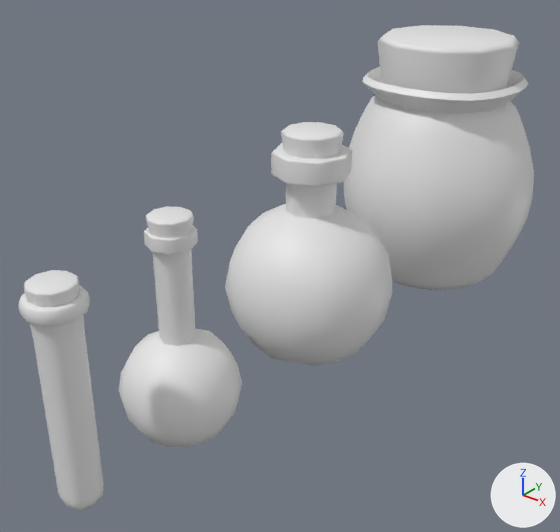
A saved change to the FBX model Assets/Art/Models/Potions.fbx.
Rendered twice from a 50 mm camera at (0.903, -1.472, 0.803) aimed at (-0.058, -0.271, 0.058). Lighting does not change. The marker at lower right points along +X, +Y and +Z. The picture after the commit comes second. Where no turn or scale is listed for an object, it has been applied to the vertices.
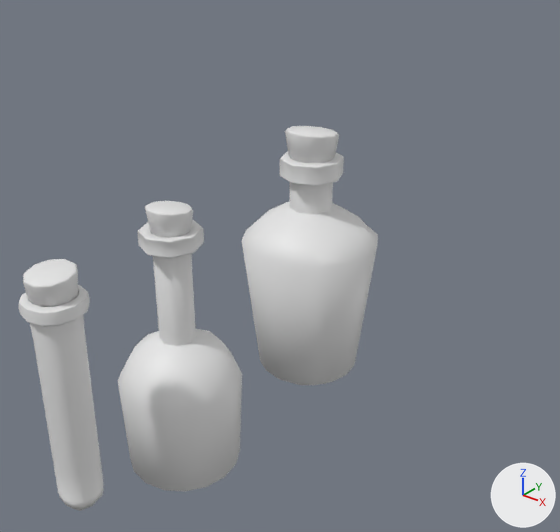
Where the newer file only moved an object's origin or applied its transform, the numbers keep the older frame.

Changed parts and their boxes [x1, y1, x2, y2] in the pictures (560 x 532 px; the box of a moved part takes in the faces that stretch with it):
'pCube3', deleted: before [344, 67, 534, 290]
'polySurface4', deleted: before [225, 143, 392, 366]
'lp_larger_potion', added: after [242, 151, 378, 385]
'polySurface3', reshaped (23% taller): before [119, 226, 242, 447]; after [118, 219, 242, 492]
'pCylinder8', deleted: before [377, 25, 519, 94]
'lp_Cork_1', added: after [23, 259, 78, 307]
'pCylinder7', deleted: before [281, 122, 344, 158]
'lp_cork_3', added: after [285, 126, 339, 163]
'pCylinder2', deleted: before [24, 270, 79, 307]
'lp_cork_2', added: after [145, 201, 193, 237]
'pCylinder6', deleted: before [146, 206, 194, 238]
part 1 of me_mesh_001, moved or reshaped: before [119, 365, 242, 447]; after [118, 365, 242, 492]
part 2 of me_mesh_001, moved or reshaped: before [144, 226, 198, 254]; after [137, 219, 204, 258]

Diff of the bpy script that builds the scene:
```diff
--- a/Assets/Art/Models/Potions.fbx.py
+++ b/Assets/Art/Models/Potions.fbx.py
@@ mat_material_003 @@
+mat_material_003 = principled_material('Material.003')
+mat_material_003.base_color = (0.8, 0.8, 0.8)  # white #e7e7e7
@@ mat_material_005 @@
+mat_material_005 = principled_material('Material.005')
+mat_material_005.base_color = (0.8, 0.8, 0.8)  # white #e7e7e7
@@ me_mesh_001 @@
 # used by ob_polysurface3; location = (0.0, -0.64, -0.049)
-me_mesh_001.from_pydata(...)  # 290 vertices, 288 faces; spans x -0.111..0.111, y -0.111..0.111, z -0.096..0.333
+me_mesh_001.from_pydata(...)  # 364 vertices, 368 faces; spans x -0.111..0.111, y -0.111..0.111, z -0.177..0.336
+# me_mesh_001 part 1: 98 vertices moved from x -0.111..0.111, y -0.111..0.111, z -0.096..0.015 to x -0.111..0.111, y -0.111..0.111, z -0.177..0.035
+# me_mesh_001 part 2: 32 vertices moved from x -0.045..0.045, y -0.045..0.045, z 0.307..0.333 to x -0.056..0.056, y -0.056..0.056, z 0.304..0.336
+# other edits to the shape of me_mesh_001 do not show in these pictures
 me_mesh_001.materials.append(mat_openpbr_shader1)
@@ me_mesh_020 @@
+me_mesh_020.from_pydata(...)  # 32 vertices, 40 faces; spans x -0.0411..0.0411, y -0.0391..0.0384, z -0.0408..0.0296
+me_mesh_020.materials.append(mat_openpbr_shader1)  # white #e7e7e7
@@ me_mesh_019 @@
+me_mesh_019.from_pydata(...)  # 32 vertices, 40 faces; spans x -0.0411..0.0411, y -0.0386..0.0391, z 0.0011..0.0847
+me_mesh_019.materials.append(mat_material_003)  # white #e7e7e7
@@ me_mesh_022 @@
+me_mesh_022.from_pydata(...)  # 32 vertices, 40 faces; spans x -0.0549..0.0549, y -0.0522..0.0514, z -0.0562..0.0378
+me_mesh_022.materials.append(mat_material_005)  # white #e7e7e7
@@ me_mesh_015 @@
+me_mesh_015.from_pydata(...)  # 348 vertices, 352 faces; spans x -0.143..0.143, y -0.143..0.143, z -0.543..-0.021
+me_mesh_015.materials.append(mat_material_005)  # white #e7e7e7
@@ ob_pcylinder7 @@
-ob_pcylinder7 = bpy.data.objects.new('pCylinder7', me_mesh_006)
-ob_pcylinder7.location = (0.0, -0.239, 0.339)
@@ ob_pcylinder8 @@
-ob_pcylinder8 = bpy.data.objects.new('pCylinder8', me_mesh_007)
-ob_pcylinder8.location = (0.0, 0.319, 0.401)
@@ ob_polysurface4 @@
-ob_polysurface4 = bpy.data.objects.new('polySurface4', me_mesh_002)
-ob_polysurface4.location = (0.0, -0.239, -0.001)
@@ ob_pcube3 @@
-ob_pcube3 = bpy.data.objects.new('pCube3', me_mesh)
-ob_pcube3.location = (0.0, 0.319, 0.096)
@@ ob_pcylinder2 @@
-ob_pcylinder2 = bpy.data.objects.new('pCylinder2', me_mesh_003)
-ob_pcylinder2.location = (0.0, -0.884, 0.264)
@@ ob_pcylinder6 @@
-ob_pcylinder6 = bpy.data.objects.new('pCylinder6', me_mesh_005)
-ob_pcylinder6.location = (0.0, -0.64, 0.293)
@@ ob_lp_cork_2 @@
+ob_lp_cork_2 = bpy.data.objects.new('lp_cork_2', me_mesh_020)
+ob_lp_cork_2.location = (0.0, -0.64, 0.3)
@@ ob_lp_cork_1 @@
+ob_lp_cork_1 = bpy.data.objects.new('lp_Cork_1', me_mesh_019)
+ob_lp_cork_1.location = (0.0, -0.884, 0.218)
@@ ob_lp_cork_3 @@
+ob_lp_cork_3 = bpy.data.objects.new('lp_cork_3', me_mesh_022)
+ob_lp_cork_3.location = (0.0, -0.239, 0.335)
@@ ob_lp_larger_potion @@
+ob_lp_larger_potion = bpy.data.objects.new('lp_larger_potion', me_mesh_015)
+ob_lp_larger_potion.location = (0.0, -0.239, 0.335)
```
